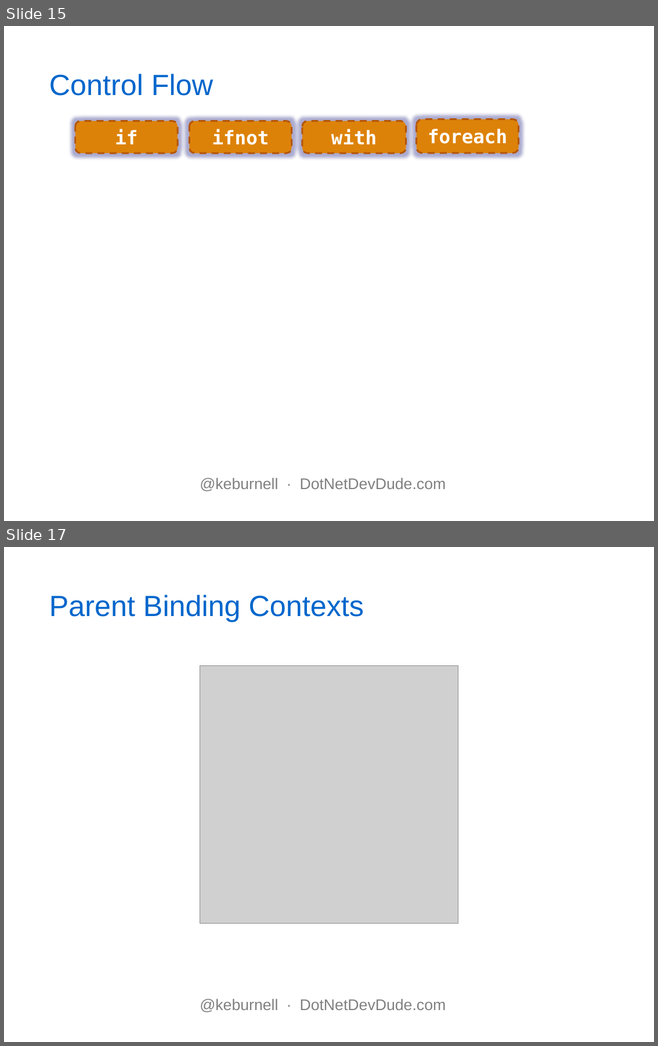
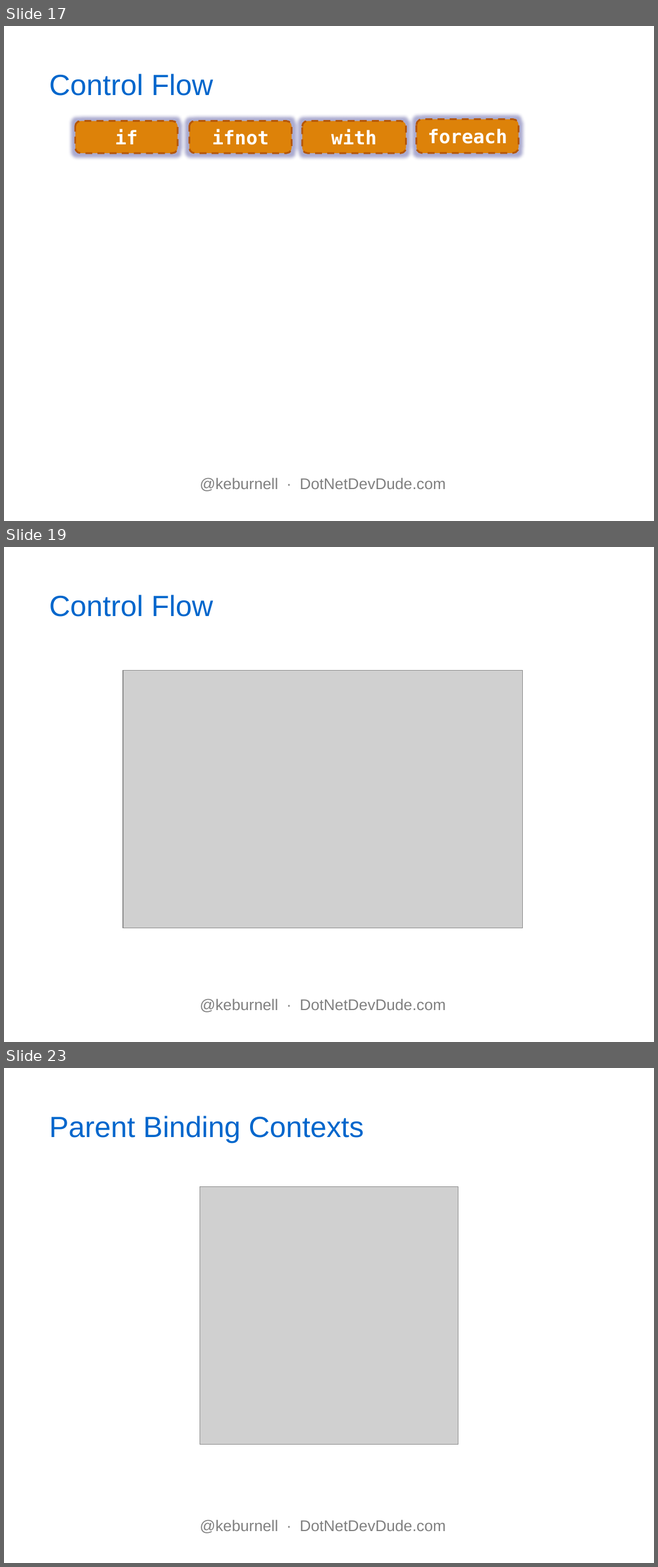
Before and after one commit to kburnell/KO_Your_MVC, a slide deck: KOyourMVC.pptx. Shown one above the other, each under a label of ours: slides 15 and 17 before the commit, slides 17, 19 and 23 after it; the slides between them are not shown. The pictures are 658x1046 and 658x1567 pixels, drawn with LibreOffice and Linux fonts; fonts in the diff are those of the drawing; grey boxes stand for pictures; background and template pictures are left out. Boxes give left, top, right and bottom in pixels: in the first picture for what was removed or moved away, otherwise in the second. Text is boxed around its words. In the diff, an @@ line names an element or a change of style, - is before the commit and + after.

```diff
--- a/KOyourMVC.pptx
+++ b/KOyourMVC.pptx
@@ slide 19 added at bbox=[4, 547, 654, 1042], background picture (left out) @@
@@ title added at bbox=[49, 595, 213, 617], 34 pt, text #0066CC @@
+Control Flow
@@ picture added at bbox=[123, 670, 523, 928] @@
@@ text added at bbox=[199, 999, 446, 1012], 18 pt, text #808080 @@
+@keburnell ∙ DotNetDevDude.com
@@ what was slide 15 is now slide 17 @@
@@ what was slide 17 is now slide 23 @@
```
Also in this commit, not shown: 3 slides changed, 5 other slides added, 2 other files.
